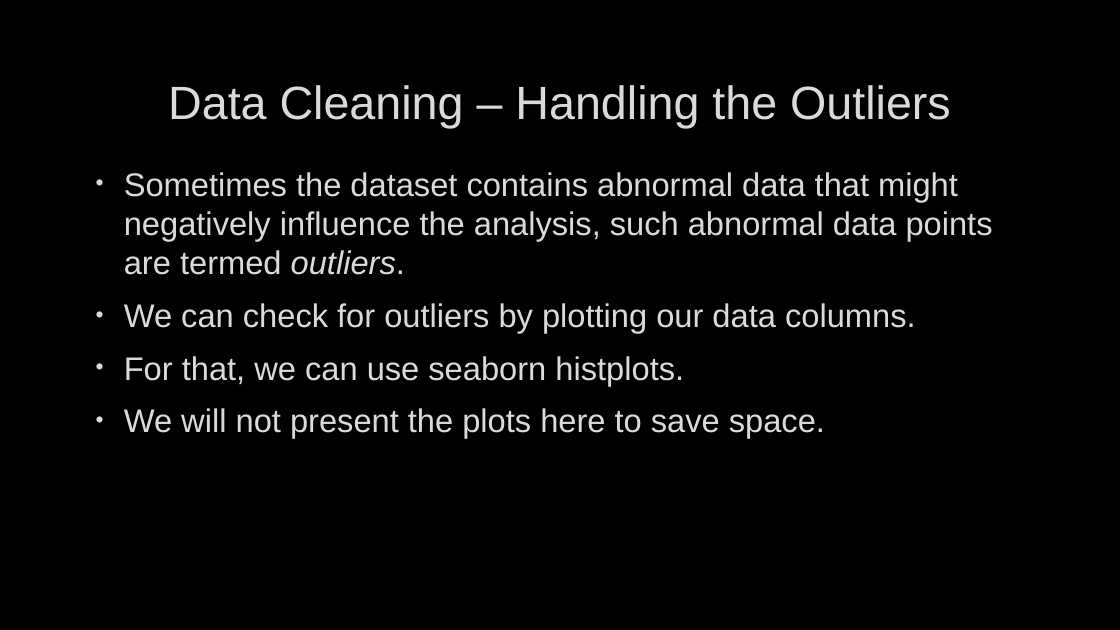
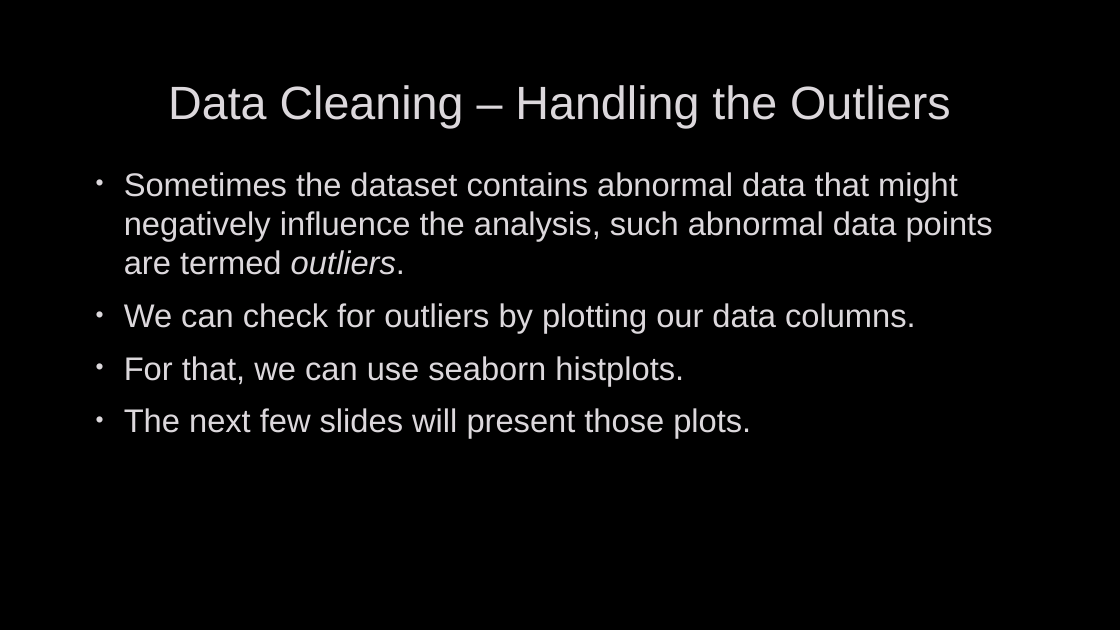
Before and after one commit to Moaaz-Mahmoud/Third-Year-Electrical-Testing-3A, a slide deck: slide 10 of class-3-data_analysis_and_ml/titanic/presentation.pptx (slide 11 before the commit). Drawn at 1120x630 pixels with LibreOffice and Linux fonts; fonts in the diff are those of the drawing; background and template pictures are left out. Boxes give left, top, right and bottom in pixels: in the first picture for what was removed or moved away, otherwise in the second. Text is boxed around its words. In the diff, an @@ line names an element or a change of style, - is before the commit and + after.

```diff
--- a/class-3-data_analysis_and_ml/titanic/presentation.pptx
+++ b/class-3-data_analysis_and_ml/titanic/presentation.pptx
@@ text at <box>124,408,751,438</box>: text changed @@
-• We will not present the plots here to save space.
+• The next few slides will present those plots.
```
Also in this commit, not shown: 5 other slides changed, 2 slides added, 1 slide removed, 2 other files.
